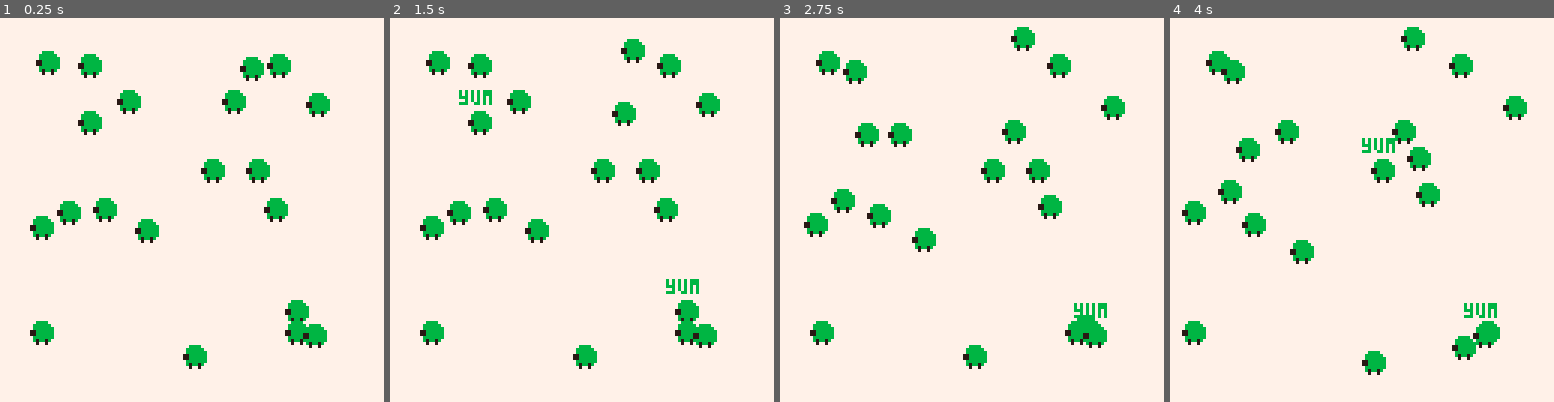
Above: before the commit, frames 1-4 (left to right).
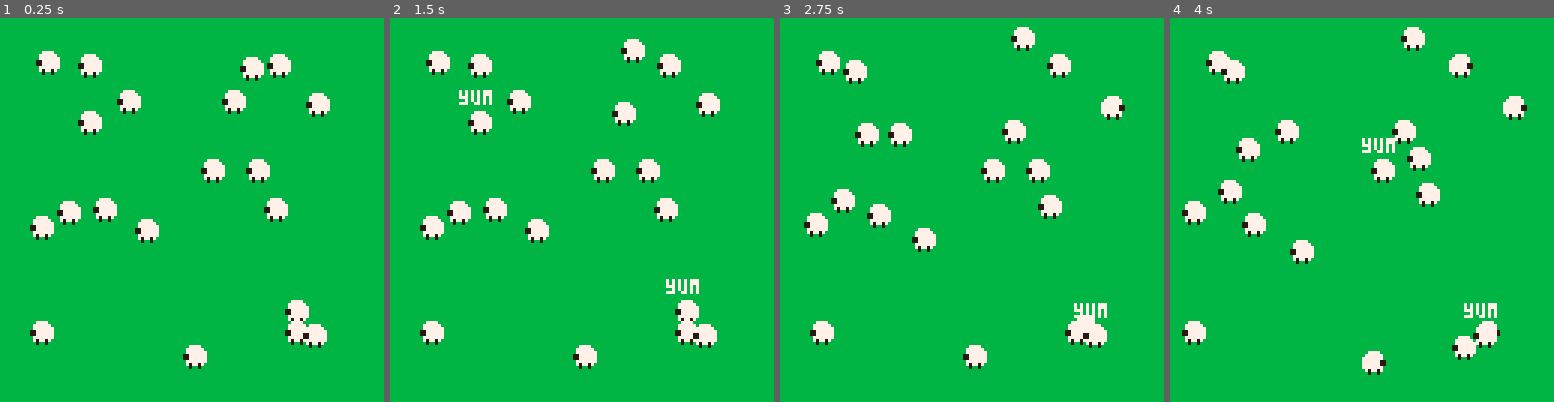
Above: after the commit, the same moments.

Repository: kitasuna/sheepdoggin
Game: PICO-8 cartridge sheepdoggin.p8
The game is run twice, just before and just after one commit, with the same random seed, the same clock (stepped at 60 frames per second) and the same inputs.
Inputs:
- Up to frame 1 (0.25 s): no input
- Up to frame 2 (1.5 s): no input
- Up to frame 3 (2.75 s): no input
- Up to frame 4 (4 s): no input

The runs differ from the first frame. In frame 1, 99% of the frame differs, in the area x 0-100%, y 0-100%; in frame 2, 99%; in frame 3, 99%; in frame 4, 99%.

Commit message:
clean up hopping sheep

Diff:
--- a/_game.lua
+++ b/_game.lua
@@ -5,7 +5,7 @@
 function draw_game()
   cls()
 
-  rectfill(0,0,128,128,3)
+  rectfill(0,0,128,128,7)
   palt(0,false)
   SheepMgr:draw()
   palt(0,true)
--- /dev/null
+++ b/fx.lua
@@ -0,0 +1 @@
+Actions = {}
--- a/sheep.lua
+++ b/sheep.lua
@@ -38,14 +38,20 @@
     hops = {0,1,1,2,2,3,3,4,3,3,2,2,1,1,0},
     hop_index = 1,
     next_state = nil,
+    flip_x = false,
     state_f = sheep_state_wait,
     state = SheepState.Wait,
     state_ttl = rnd(3),
     draw = function(self)
       palt(14, true)
-      spr(144, self.pos.x, self.pos.y + self.hops[self.hop_index])
+      spr(144,
+        self.pos.x,
+        self.pos.y + self.hops[self.hop_index],
+        1,1,
+        self.flip_x
+      )
       if self.state == SheepState.Nibble then
-        print("yum", self.pos.x-3, self.pos.y-7, 7)
+        print("yum", self.pos.x-3, self.pos.y-7, 3)
       end
       palt(14, false)
     end,
@@ -101,6 +107,12 @@
     return
   end
 
+  if remaining.x < 0 then
+    sheep.flip_x = false
+  else
+    sheep.flip_x = true
+  end
+
   -- otherwise, keep walkin
   sheep.pos.x += dt * remaining.x
   sheep.pos.y += dt * remaining.y
--- a/sheepdoggin.p8
+++ b/sheepdoggin.p8
@@ -112,11 +112,11 @@
 00000000000000000000000000000000000000000000000000000000000000000000000000000000000000000000000000000000000000000000000000000000
 00000000000000000000000000000000000000000000000000000000000000000000000000000000000000000000000000000000000000000000000000000000
 00000000000000000000000000000000000000000000000000000000000000000000000000000000000000000000000000000000000000000000000000000000
-ee7777ee000000000000000000000000000000000000000000000000000000000000000000000000000000000000000000000000000000000000000000000000
-e777777e000000000000000000000000000000000000000000000000000000000000000000000000000000000000000000000000000000000000000000000000
-e7777777000000000000000000000000000000000000000000000000000000000000000000000000000000000000000000000000000000000000000000000000
-00777777000000000000000000000000000000000000000000000000000000000000000000000000000000000000000000000000000000000000000000000000
-00777777000000000000000000000000000000000000000000000000000000000000000000000000000000000000000000000000000000000000000000000000
-e7777777000000000000000000000000000000000000000000000000000000000000000000000000000000000000000000000000000000000000000000000000
-e707707e000000000000000000000000000000000000000000000000000000000000000000000000000000000000000000000000000000000000000000000000
+ee3333ee000000000000000000000000000000000000000000000000000000000000000000000000000000000000000000000000000000000000000000000000
+e333333e000000000000000000000000000000000000000000000000000000000000000000000000000000000000000000000000000000000000000000000000
+e3333333000000000000000000000000000000000000000000000000000000000000000000000000000000000000000000000000000000000000000000000000
+00333333000000000000000000000000000000000000000000000000000000000000000000000000000000000000000000000000000000000000000000000000
+00333333000000000000000000000000000000000000000000000000000000000000000000000000000000000000000000000000000000000000000000000000
+e3333333000000000000000000000000000000000000000000000000000000000000000000000000000000000000000000000000000000000000000000000000
+e303303e000000000000000000000000000000000000000000000000000000000000000000000000000000000000000000000000000000000000000000000000
 ee0ee0ee000000000000000000000000000000000000000000000000000000000000000000000000000000000000000000000000000000000000000000000000
